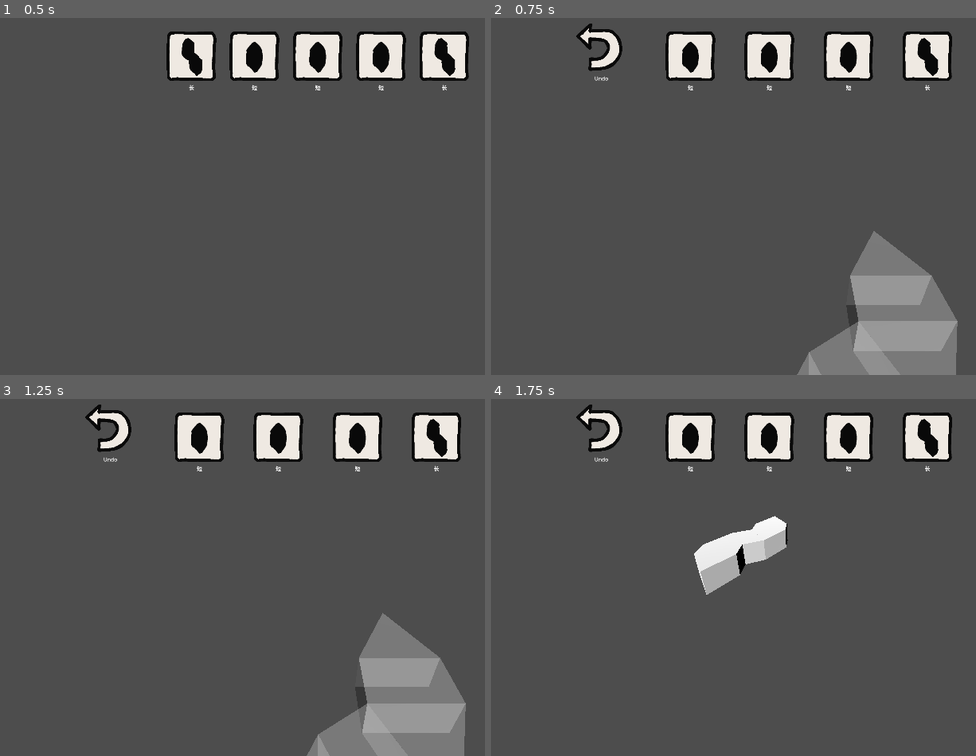
Above: before the commit, frames 1-4 (two rows, left to right).
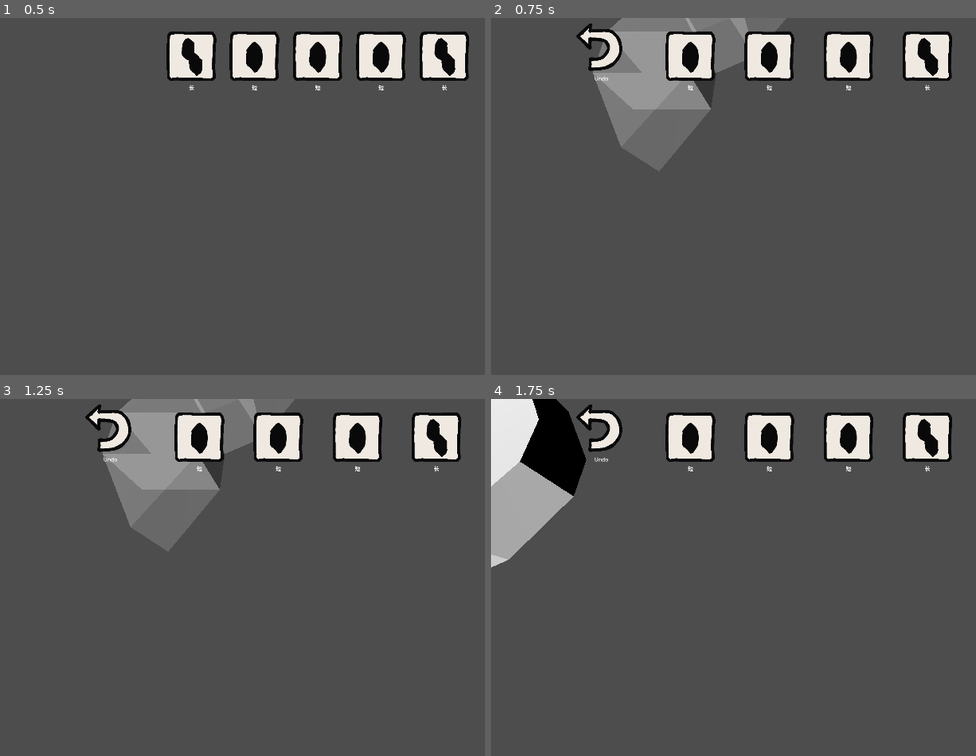
Above: after the commit, the same moments.

Repository: justfordoener/schmuck-of-schmiles
Game: Godot game, scene res://scenes/module_sandbox.tscn
Same seed, same stepped clock (60 frames per second), same inputs: the game is played once before the commit and once after it.
Inputs (mouse positions are in pixels of both pictures, inside the frame that each line leads up to):
- Up to frame 1 (0.5 s): no input
- Up to frame 2 (0.75 s): click (680, 57) at 0.52 s
- Up to frame 3 (1.25 s): no input
- Up to frame 4 (1.75 s): tap Enter at 1.25 s; move the mouse to (946, 559) at 1.27 s; hold D (move_right) from 1.28 s (still down); click (946, 559) at 1.35 s

Frame 1 is identical in both runs. In frame 2, 15% of the frame differs, in the area x 21-97%, y 0-100%; in frame 3, 15%; in frame 4, 8.8%.

Commit message:
fixed axial spiral and axial ring functinos
+ debug array meshes

Diff:
--- a/scenes/grid.tscn
+++ b/scenes/grid.tscn
@@ -26,7 +26,6 @@
 script = ExtResource("8_ns5hy")
 
 [node name="face_layer_mesh" type="MeshInstance3D" parent="grid_layers/face_layer"]
-visible = false
 material_override = SubResource("ORMMaterial3D_726jt")
 cast_shadow = 0
 
@@ -34,7 +33,6 @@
 script = ExtResource("10_bm8mr")
 
 [node name="edge_layer_mesh" type="MeshInstance3D" parent="grid_layers/edge_layer"]
-visible = false
 material_override = SubResource("ORMMaterial3D_726jt")
 cast_shadow = 0
 
@@ -42,6 +40,5 @@
 script = ExtResource("8_uwaop")
 
 [node name="corn_layer_mesh" type="MeshInstance3D" parent="grid_layers/corn_layer"]
-visible = false
 material_override = SubResource("ORMMaterial3D_726jt")
 cast_shadow = 0
--- a/scenes/module_sandbox.tscn
+++ b/scenes/module_sandbox.tscn
@@ -13,7 +13,7 @@
 transform = Transform3D(1, 0, 0, 0, 0.6655952, 0.746313, 0, -0.746313, 0.6655952, 2.35254, 6.9790125, 5.7587614)
 
 [node name="CameraController" parent="." instance=ExtResource("3_wgu8i")]
-transform = Transform3D(1, 0, 0, 0, 1, 0, 0, 0, 1, 0, 1.5, 0.452)
+transform = Transform3D(1, 0, 0, 0, 0.73829055, 0.6744828, 0, -0.6744828, 0.73829055, 0, 1.4584587, -0.023988605)
 
 [node name="GridManager" parent="." instance=ExtResource("4_jed05")]
 camera_path = NodePath("../CameraController")
--- a/scripts/globals/grid.gd
+++ b/scripts/globals/grid.gd
@@ -1,4 +1,3 @@
-@tool
 extends Node
 # - even-q layout
 # - cube coordinates for grid calculations
@@ -11,31 +10,38 @@
 var edge_mesh : ArrayMesh
 
 func _ready() -> void:
+	grid = {}
 	_initialize_grid_layers()
 	_initialize_layer_mesh(face_mesh, "FaceCell")
 	_initialize_layer_mesh(corn_mesh, "CornCell")
 	_initialize_layer_mesh(edge_mesh, "EdgeCell")
 
+
 func _initialize_layer_mesh(mesh : ArrayMesh, class_name_string : String) -> void:
 	mesh = ArrayMesh.new()
+	var vert_counter = 0
 	var mesh_array = []
 	mesh_array.resize(Mesh.ARRAY_MAX)
 	var mesh_verts = PackedVector3Array()
-	var mesh_indices = PackedInt32Array()
-	var index = 0
-	for cell_pos in grid:
-		if grid[cell_pos].type == class_name_string:
-			mesh_verts.append(grid[cell_pos].axial_position)
-			mesh_indices.append(index)
-			index += 1
-
+	for pos in grid:
+		if grid[pos].type == class_name_string:
+			var position_axial : Vector3i = grid[pos].axial_position
+			var position_cartesian = axial_to_cartesian(position_axial)
+			mesh_verts.append(position_cartesian)
+			print(vert_counter, " - cell type: ", grid[pos].type, " added axial_position ", position_axial, " on cartesian_position ", position_cartesian)
+			vert_counter += 1
 	mesh_array[Mesh.ARRAY_VERTEX] = mesh_verts
-	mesh_array[Mesh.ARRAY_INDEX] =  mesh_indices
-	print(" MESH ARRAY verts: ", mesh_verts, " indices: ", mesh_indices)
-	mesh.add_surface_from_arrays(Mesh.PRIMITIVE_LINES, mesh_array)
+	mesh.add_surface_from_arrays(Mesh.PRIMITIVE_POINTS, mesh_array)
+	var mesh_instance = MeshInstance3D.new()
+	mesh_instance.mesh = mesh
+	var mat = StandardMaterial3D.new()
+	mat.use_point_size = true
+	mat.point_size = 10.0 # Make them 10 pixels wide
+	mat.albedo_color = Color.RED # Make them bright red
+	mesh_instance.material_override = mat
 
 func _add_edges_and_faces(pos_axial_i : Vector3i) -> void:
-	var arr = axial_ring(pos_axial_i, 1, 2)
+	var arr = axial_ring(pos_axial_i, 1)
 	var index = 0
 	for cell_pos in arr:
 		index += 1
@@ -49,16 +55,26 @@
 		grid[Vector3i(grid_index_face.round())] = face_cell
 
 func _initialize_grid_layers() -> void:
-	for ring in axial_spiral(Layout.CENTER_TILE_AXIAL, Layout.GRID_RADIUS, 2): #leave on tile empty
-		for pos in ring:
-			var corn_cell : CornCell = CornCell.new()
-			corn_cell.axial_position = cartesian_to_axial(pos)
-			var pos_axial_i : Vector3i = Vector3i(roundi(pos.x), roundi(pos.y), roundi(pos.z))
-			grid[pos_axial_i] = corn_cell
-			_add_edges_and_faces(pos_axial_i)
-			#dual_layer_snap_points[pos] = new_cell #TODO remove
-	grid.sort()
-	print(grid)
+	for pos in axial_spiral(Layout.CENTER_TILE_AXIAL, Layout.GRID_RADIUS): #leave on tile empty
+		var corn_cell : CornCell = CornCell.new()
+		var axial_position = pos
+		corn_cell.axial_position = axial_position
+		grid[pos] = corn_cell
+			#_add_edges_and_faces(axial_position)
+
+func _create_mesh_instance(color : Color) -> MeshInstance3D:
+	var mesh_instance = MeshInstance3D.new()
+	var sphere = SphereMesh.new()
+	sphere.height = 1
+	sphere.radius = 0.5
+	mesh_instance.mesh = sphere
+	mesh_instance.cast_shadow = GeometryInstance3D.SHADOW_CASTING_SETTING_OFF
+	var material = ORMMaterial3D.new()
+	material.shading_mode = BaseMaterial3D.SHADING_MODE_UNSHADED
+	material.albedo_color = color
+	mesh_instance.material_override = material
+	add_child(mesh_instance)
+	return mesh_instance
 
 func cartesian_to_axial(cartesian_position : Vector3) -> Vector3i:
 
@@ -108,19 +124,21 @@
 	material.albedo_color = color
 	mesh.material_override = material
 
-func axial_ring(center : Vector3i, radius : int, step : int = 1) -> Array:
-	var results : Array[Vector3i] = []
+func axial_ring(center : Vector3i, radius : int) -> Array[Vector3i]:
+	var results : Array[Vector3i] = [center]
 	var point : Vector3i = center + Layout.AXIAL_DIRECTION[4] * radius * Layout.CELL_SIZE
-	for i in range(6): #because we don't want up and down here
-		for j in range(radius * step):
+	for direction in range(6): # -2 because we don't want up and down here
+		for i in range(0, radius):
 			results.append(point)
-			point = point + Layout.AXIAL_DIRECTION[i]
+			point = point + Layout.AXIAL_DIRECTION[(direction + 4) % 6]
 	return results
 
-func axial_spiral(center : Vector3i, radius : int, step : int = 1) -> Array:
-	var results = [center]
-	for i in range(0, radius, step):
-		results.append(axial_ring(center, i, step))
+func axial_spiral(center : Vector3i, radius : int) -> Array[Vector3i]:
+	var results : Array[Vector3i] = [center]
+	for i : int in range(0, radius + 1):
+		var ring : Array[Vector3i] = axial_ring(center, i)
+		for elem : Vector3i in ring:
+			results.append(elem)
 	return results
 
 func convert_to_int(bits : String) -> int:
--- a/scripts/globals/layout.gd
+++ b/scripts/globals/layout.gd
@@ -1,9 +1,8 @@
-@tool
 extends Node
 
 var CELL_SIZE   : int = 1 # length of a triangle cell edge on the trigrid
 var CELL_STATE  : int = 1
-var GRID_RADIUS : int = 3
+var GRID_RADIUS : int = 1
 var GRID_HEIGHT : int = 1
 var CENTER_TILE_EUCLIDIC : Vector3i = Vector3(0,0,0)
 var CENTER_TILE_AXIAL : Vector3i = Vector3i(0,0,0)
@@ -20,8 +19,8 @@
 	1: Vector3i(-1, 0, 1), 	#right
 	2: Vector3i(-1, 0, 0), 	#bottom right
 	3: Vector3i(0 , 0, 1), 	#bottom left
-	4: Vector3i(6 , 0,-1),	#left
-	5: Vector3i(6 , 0, 0),	#top left
+	4: Vector3i(1 , 0,-1),	#left
+	5: Vector3i(1 , 0, 0),	#top left
 	6: Vector3i(0 , 1, 0),	#up
 	7: Vector3i(0 ,-1, 0)
 }
--- a/scripts/grid/cells/cell.gd
+++ b/scripts/grid/cells/cell.gd
@@ -4,6 +4,6 @@
 var type : String
 var neighbors : Dictionary[Vector3i, Cell]
 var module_reference: Module
-var axial_position : Vector3
+var axial_position : Vector3i
 
 @abstract func _init() -> void
--- a/scripts/grid/layers/layer.gd
+++ b/scripts/grid/layers/layer.gd
@@ -9,6 +9,7 @@
 
 var layer_color = Color.BLACK
 var layer_mesh : ArrayMesh
+var is_built = false
 
 func _ready():
 	pass
--- a/scripts/grid/layers/layer_face.gd
+++ b/scripts/grid/layers/layer_face.gd
@@ -3,13 +3,16 @@
 @onready var mesh_instance = $face_layer_mesh
 
 func _ready():
-	build_layer_mesh()
+	pass
 
 func build_layer_mesh():
 	layer_mesh = Grid.face_mesh
 	mesh_instance.mesh = layer_mesh
 
 func show_layer_mesh(value : bool):
+	if not is_built:
+		build_layer_mesh()
+		is_built = true
 	mesh_instance.visible = value
 
 func activate_layer_snapping():
